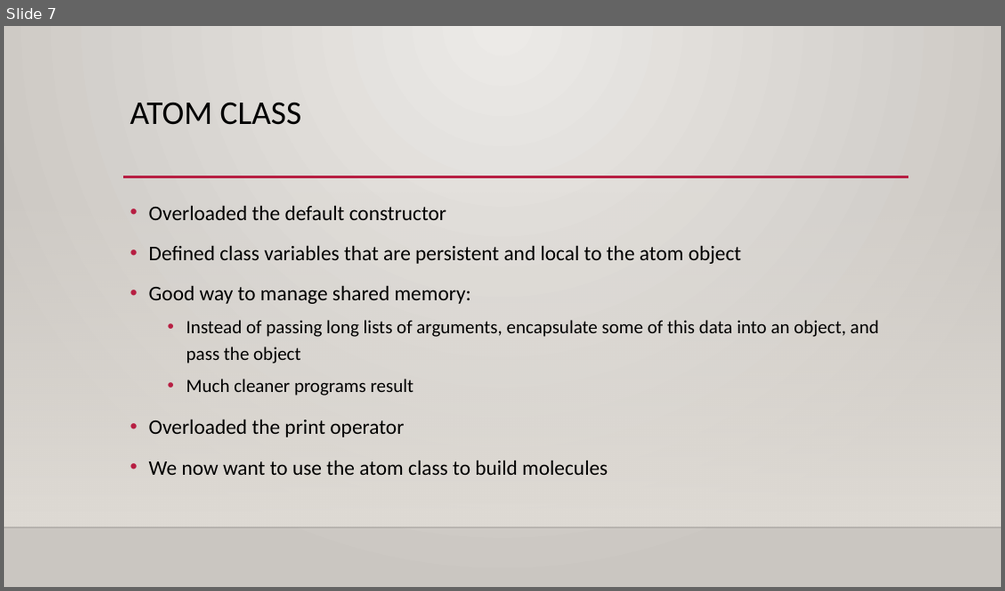
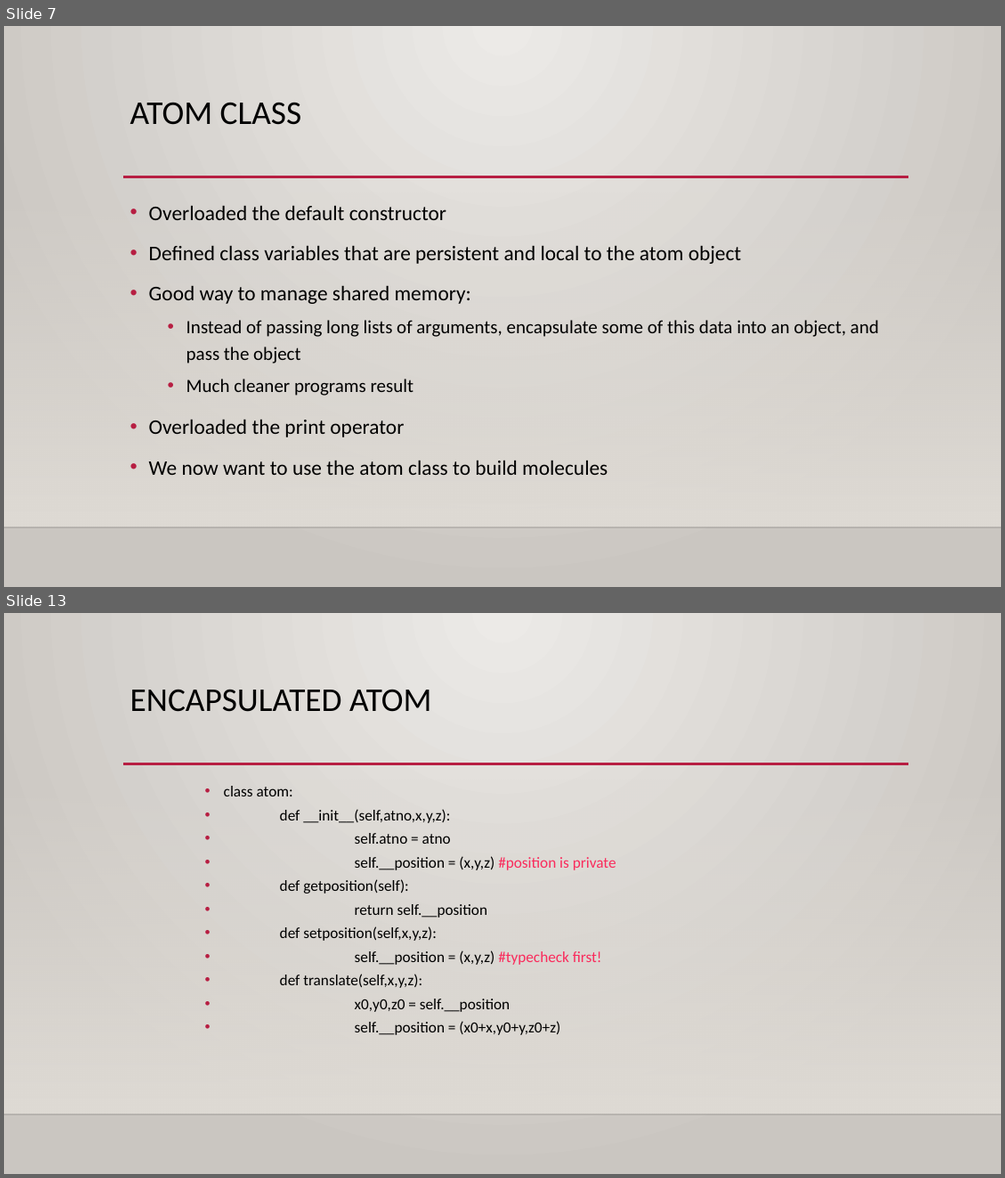
Before and after one commit to KERT-core/pythonEdu, a slide deck: chapter2/Python class II.pptx. Shown one above the other, each under a label of ours: slide 7 before the commit, slides 7 and 13 after it; the slides between them are not shown. The pictures are 1005x591 and 1005x1178 pixels, drawn with LibreOffice and Linux fonts; fonts in the diff are those of the drawing; background and template pictures are left out. Boxes give left, top, right and bottom in pixels: in the first picture for what was removed or moved away, otherwise in the second. Text is boxed around its words. In the diff, an @@ line names an element or a change of style, - is before the commit and + after.

```diff
--- a/chapter2/Python class II.pptx
+++ b/chapter2/Python class II.pptx
@@ slide 13 added at [4,613,1001,1174], background gradient #ECEAE7 to #CAC7C1; not listed: 3 template elements that a slide beside it also shows @@
@@ title added at [130,689,431,712], 32 pt, text #000000 @@
+ENCAPSULATED ATOM
@@ text added at [224,786,616,1035], 14.8 pt, text #000000 @@
+    • class atom:
+    • def __init__(self,atno,x,y,z):
+    • self.atno = atno
+    • self.__position = (x,y,z) #position is private
+    • def getposition(self):
+    • return self.__position
+    • def setposition(self,x,y,z):
+    • self.__position = (x,y,z) #typecheck first!
+    • def translate(self,x,y,z):
+    • x0,y0,z0 = self.__position
+    • self.__position = (x0+x,y0+y,z0+z)
```
Also in this commit, not shown: 2 slides changed, 14 other slides added, 6 other files.
